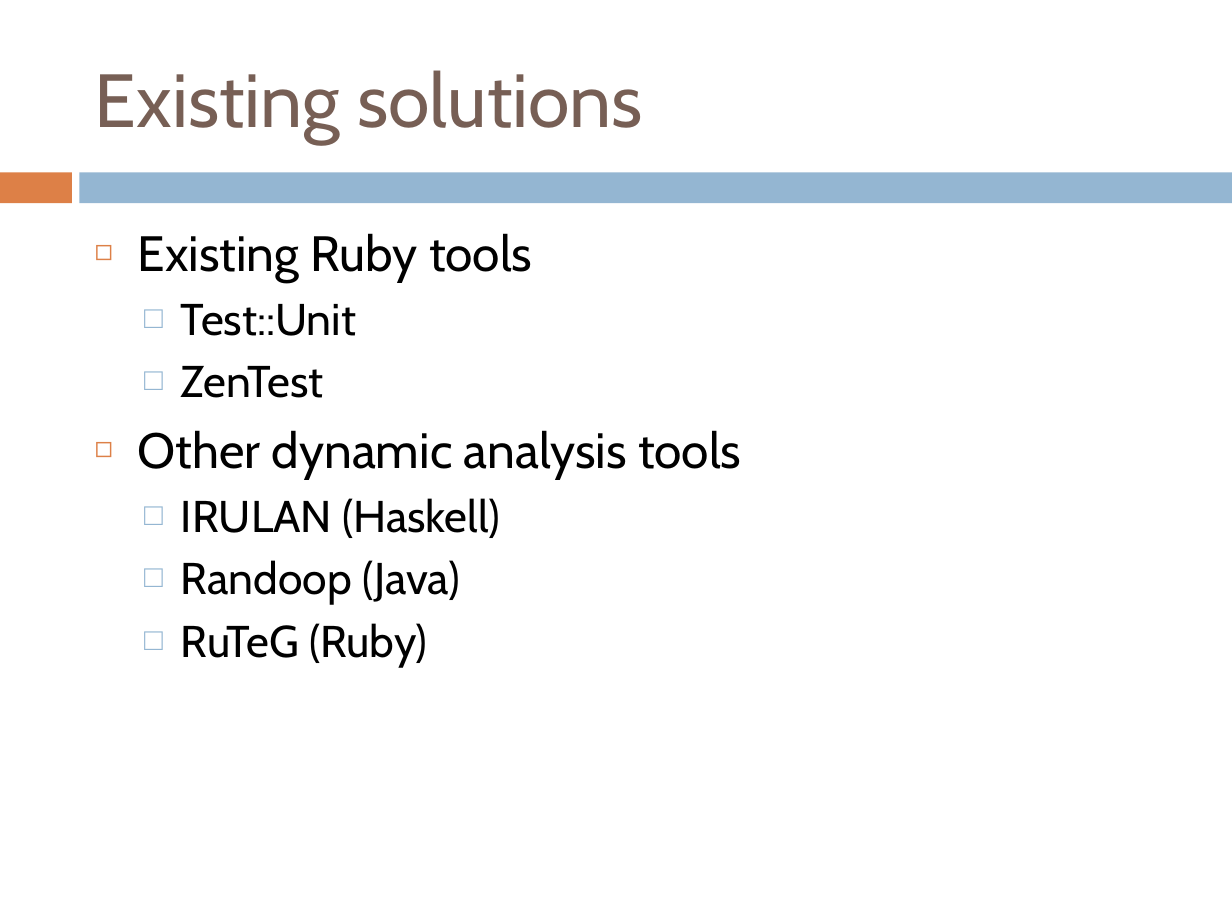
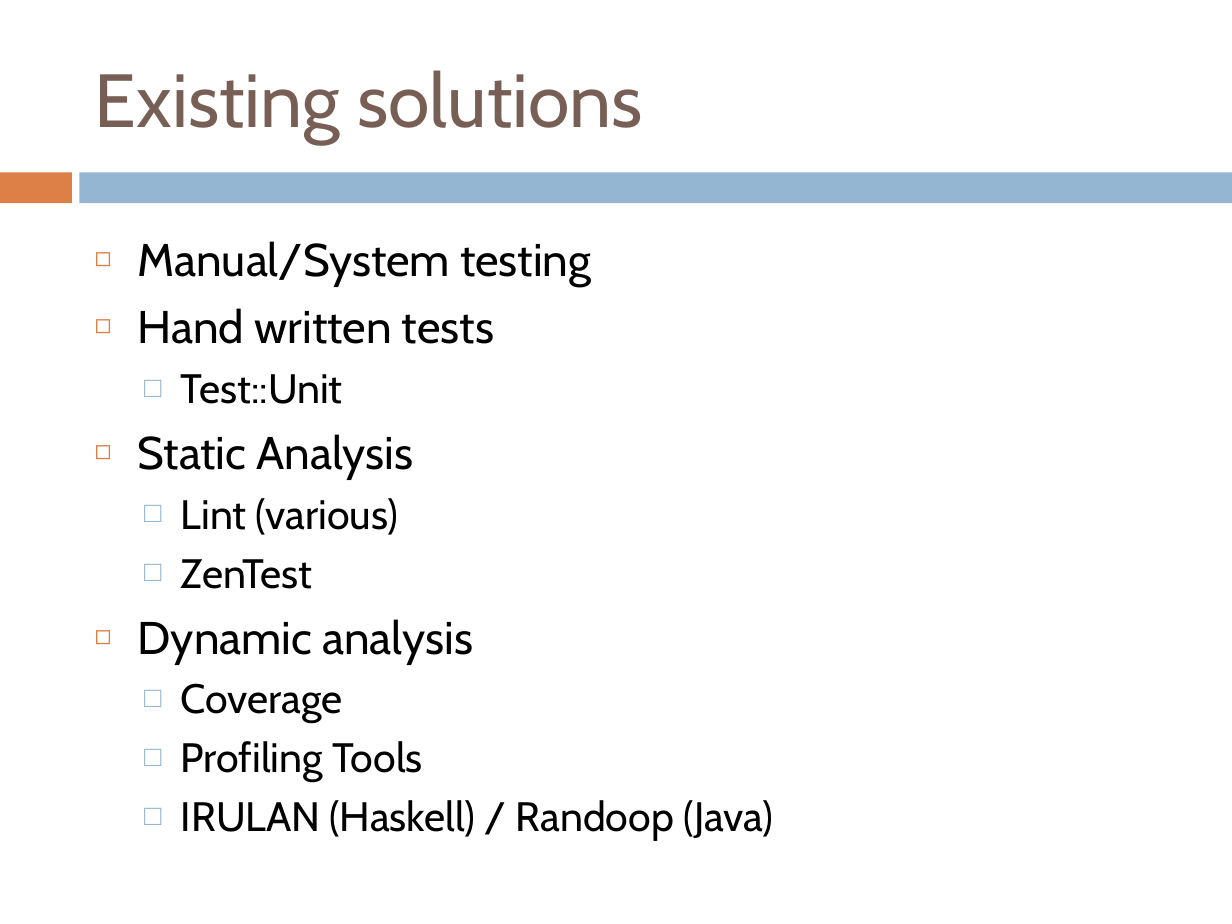
Before and after one commit to IgnoredAmbience/splats, a slide deck: slide 3 of docs/SpLATS.ppt (slide 4 before the commit). Drawn at 1232x924 pixels with LibreOffice and Linux fonts; fonts in the diff are those of the drawing. Boxes give left, top, right and bottom in pixels: in the first picture for what was removed or moved away, otherwise in the second. Text is boxed around its words. In the diff, an @@ line names an element or a change of style, - is before the commit and + after.

Commit message:
Presentation updated

```diff
--- a/docs/SpLATS.ppt
+++ b/docs/SpLATS.ppt
@@ text "Manual/System testing": place and size @@
-text "Manual/System testing" at [138,233,741,668]
+text "Manual/System testing" at [138,241,774,841]
@@ text at [138,241,591,344]: text changed; size 29 to 26.8 pt @@
-◻ Existing Ruby tools
+◻ Manual/System testing
+◻ Hand written tests
@@ text at [181,374,343,589]: size 26 to 24.1 pt in "Test::Unit", "ZenTest" @@
@@ text at [138,434,414,535]: paragraphs added @@
+◻ Static Analysis
+  □ Lint (various)
@@ text at [138,619,774,841]: text changed; size 26 to 24.1 pt @@
-◻ Other dynamic analysis tools
-  □ IRULAN (Haskell)
-  □ Randoop (Java)
-  □ RuTeG (Ruby)
+◻ Dynamic analysis
+  □ Coverage
+  □ Profiling Tools
+  □ IRULAN (Haskell) / Randoop (Java)
```
Also in this commit, not shown: 10 other slides changed, 4 slides added, 7 slides removed.
